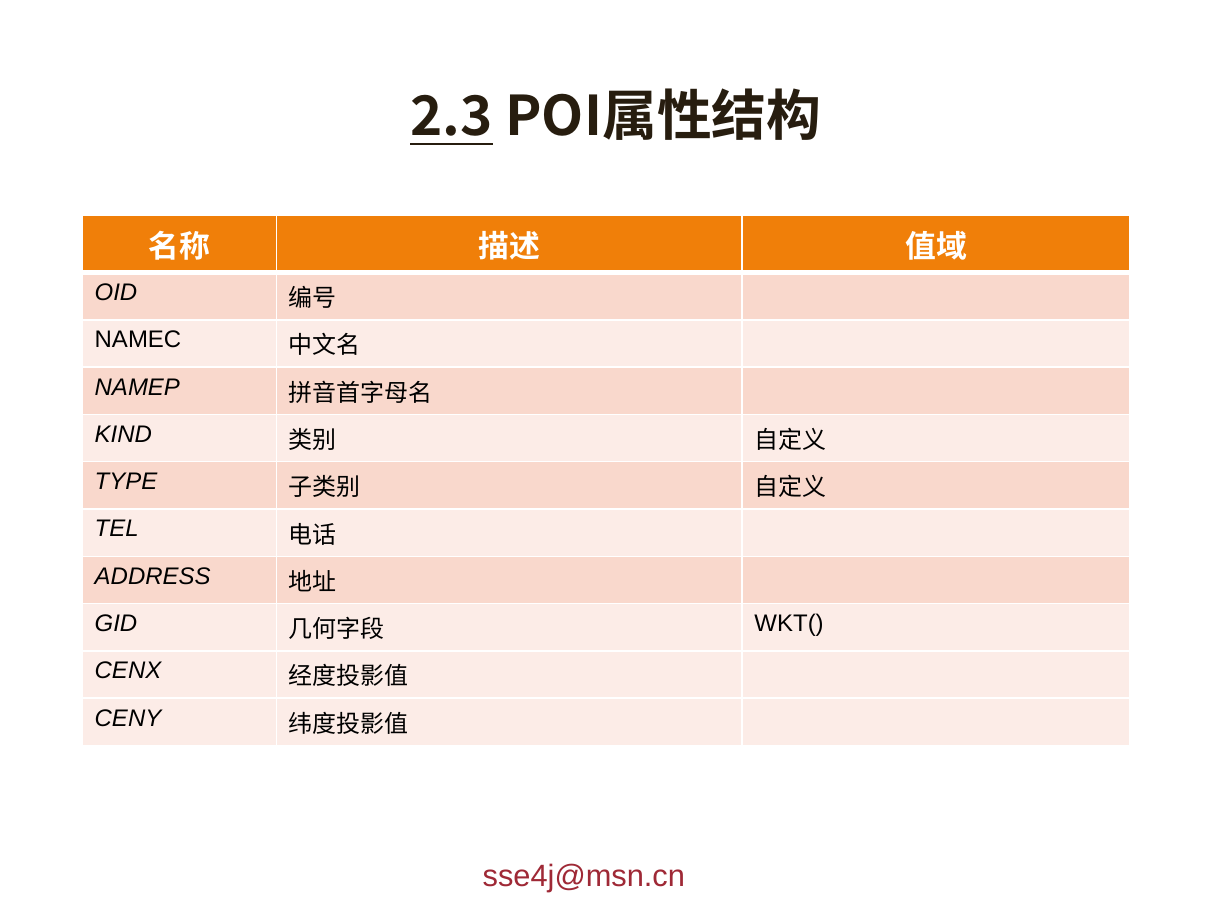
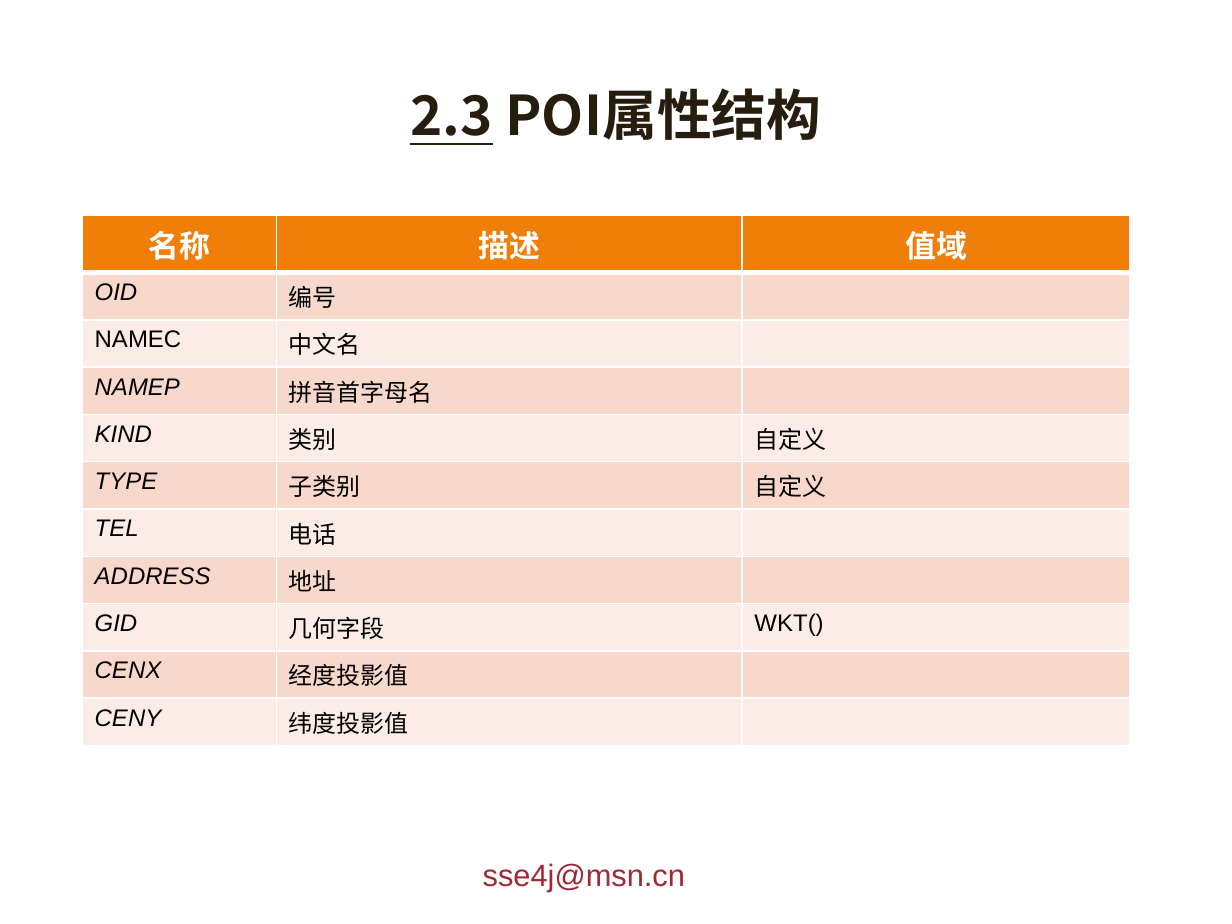
Before and after one commit to giszh86/sse4j, a slide deck: slide 9 of doc/sse4jt.pptx. Drawn at 1232x924 pixels with LibreOffice and Linux fonts; fonts in the diff are those of the drawing; background and template pictures are left out. Boxes give left, top, right and bottom in pixels: in the first picture for what was removed or moved away, otherwise in the second. Text is boxed around its words. In the diff, an @@ line names an element or a change of style, - is before the commit and + after.

Commit message:
v1.5

```diff
--- a/doc/sse4jt.pptx
+++ b/doc/sse4jt.pptx
@@ table at bbox=[83, 216, 1130, 738] @@
@@ fill #FCECE7 to #F9D8CC in row 10 @@
```
Also in this commit, not shown: 3 other slides changed.
